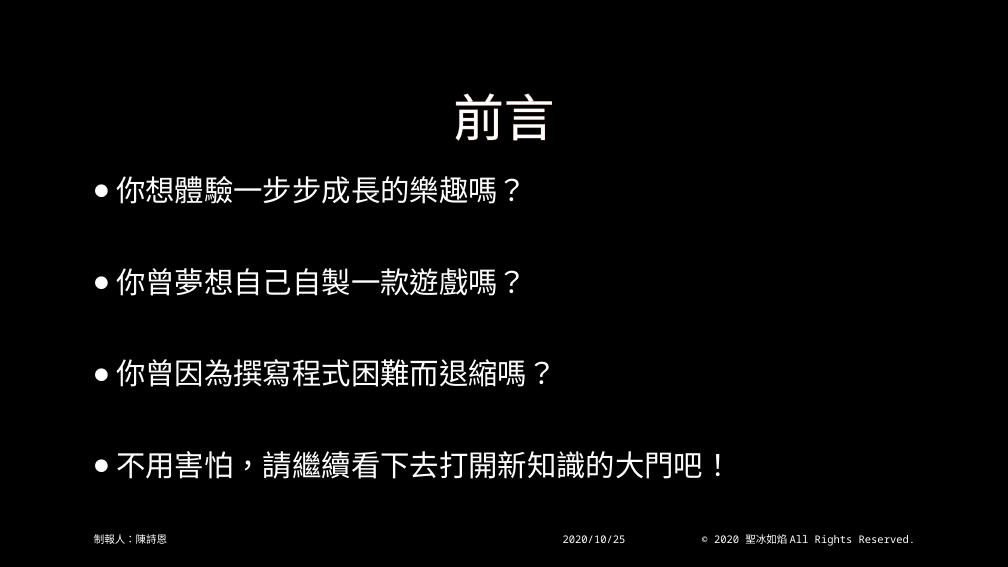
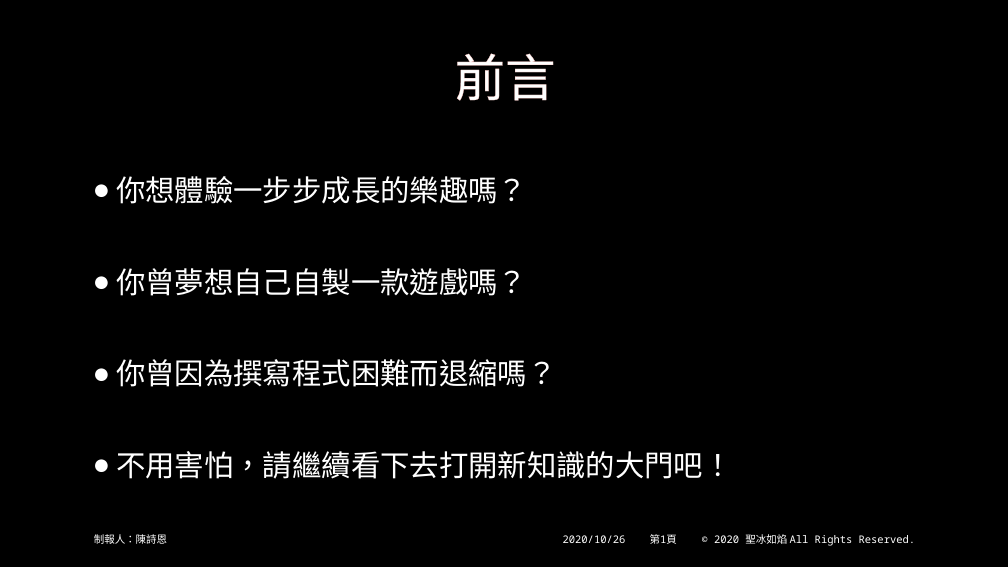
Before and after one commit to beenyan/RLSB, a slide deck: slide 1 of 俄羅斯方塊.pptx. Drawn at 1008x567 pixels with LibreOffice and Linux fonts; fonts in the diff are those of the drawing; background and template pictures are left out. Boxes give left, top, right and bottom in pixels: in the first picture for what was removed or moved away, otherwise in the second. Text is boxed around its words. In the diff, an @@ line names an element or a change of style, - is before the commit and + after.

```diff
--- a/俄羅斯方塊.pptx
+++ b/俄羅斯方塊.pptx
@@ title "前言": place and size @@
-title "前言" at box(453, 93, 554, 141)
+title "前言" at box(455, 53, 556, 101)
@@ text at box(563, 535, 626, 543): text changed @@
-2020/10/25
+2020/10/26
@@ page number added at box(650, 534, 677, 544), 10 pt, text #FFFFFF @@
+第1頁
```
Also in this commit, not shown: 47 other slides changed, 40 slides added, 4 other files.
